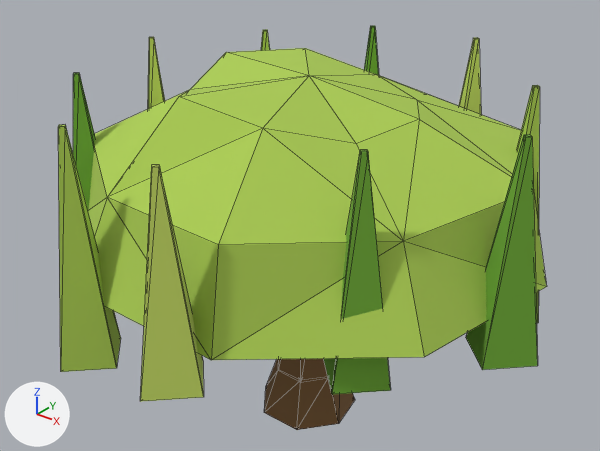
Renders of the glTF model game/assets/models/nature/tree_willow_2.glb from each side of a commit.
Camera for both pictures: a 50 mm camera at (5.41, -6.92, 6.67) aimed at (-0.17, 0.05, 2.35). The axes (+X, +Y, +Z) are drawn at lower left. The lights are the same throughout. The older version comes first. Mesh edges are drawn as thin lines. Objects named as collision shapes, trigger or cutter boxes, shadow casters or lower levels of detail are left out. Where no turn or scale is listed for an object, it has been applied to the vertices. Vertices at exactly the same position are counted once.

Objects in the first picture: 'tree_willow_2'.
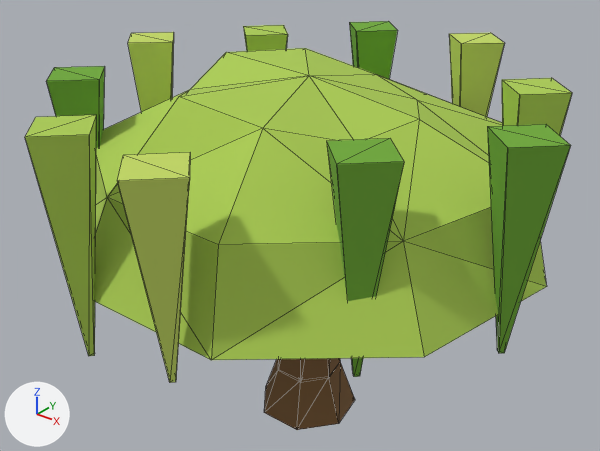
The change, as a list of edits to the scene's bpy script:
```text
Change me_tree_willow_2:
    where me_tree_willow_2.from_pydata(...)  # 136 vertices, 213 faces; spans x -3.1..3.03, y -3.19..3.15, z -0.1..4.22
    used by ob_tree_willow_2; location = (0.0, 0.0, 0.0)
    me_tree_willow_2 part 1: 5 of the vertices in x -1.69..3.03, y -2.79..-0.26, z 1.7..2.1 are moved by (-0.35, 0.0, 0.0)
    me_tree_willow_2 part 2: 5 of the vertices in x -2.12..2.6, y -2.79..-0.26, z 4.19 are moved by (-0.35, 0.0, 0.0)
    me_tree_willow_2 part 3: 4 of the vertices in x -2.32..0.93, y 0.19..2.75, z 1.44..1.9 are moved by (-0.35, 0.0, 0.0)
    me_tree_willow_2 part 4: 1 of the vertices in x 2.44, y 1.22, z 1.44 are moved by (-0.35, 0.0, 0.0)
    me_tree_willow_2 part 5: 5 of the vertices in x -2.71..2.05, y 0.15..2.71, z 4.19 are moved by (0.0, -0.35, 0.0)
    me_tree_willow_2 part 6: 5 of the vertices in x -2.08..2.64, y -2.83..-0.3, z 4.19 are moved by (0.0, -0.35, 0.0)
    me_tree_willow_2 part 7: 5 of the vertices in x -2.71..2.05, y 0.23..2.79, z 4.19 are moved by (0.0, 0.35, 0.0)
    me_tree_willow_2 part 8: 5 of the vertices in x -2.08..2.64, y -2.75..-0.22, z 4.19 are moved by (0.0, 0.35, 0.0)
    me_tree_willow_2 part 9: 4 of the vertices in x -3.1..0.15, y 0.19..2.75, z 1.44..1.9 are moved by (0.35, 0.0, 0.0)
    me_tree_willow_2 part 10: 4 of the vertices in x -2.67..0.58, y 0.19..2.75, z 4.19 are moved by (0.35, 0.0, 0.0)
```

Where the change shows, as pixel boxes [x1, y1, x2, y2] in the pictures (600 x 451 px; the box of a moved part takes in the faces that stretch with it):
'tree_willow_2', reshaped (12% wider): before [58, 26, 547, 430]; after [25, 21, 572, 430]
part 1 of me_tree_willow_2, moved or reshaped: before [61, 77, 538, 402]; after [89, 94, 568, 383]
part 2 of me_tree_willow_2, moved or reshaped (not visible afterwards): before [324, 155, 360, 393]
part 3 of me_tree_willow_2, moved or reshaped (mostly hidden): before [155, 47, 165, 101]; after [172, 36, 359, 83]
part 4 of me_tree_willow_2, moved or reshaped (mostly hidden afterwards): before [530, 88, 540, 323]; after [560, 95, 572, 135]
part 5 of me_tree_willow_2, moved or reshaped: before [516, 85, 540, 153]; after [502, 80, 572, 135]
part 6 of me_tree_willow_2, moved or reshaped: before [58, 73, 532, 397]; after [25, 68, 571, 382]
part 7 of me_tree_willow_2, moved or reshaped (not visible before): after [350, 21, 572, 93]
part 8 of me_tree_willow_2, moved or reshaped: before [58, 73, 531, 397]; after [25, 66, 570, 354]
part 9 of me_tree_willow_2, moved or reshaped (mostly hidden): before [261, 26, 475, 108]; after [243, 22, 461, 106]
part 10 of me_tree_willow_2, moved or reshaped: before [148, 26, 481, 114]; after [128, 21, 504, 117]
